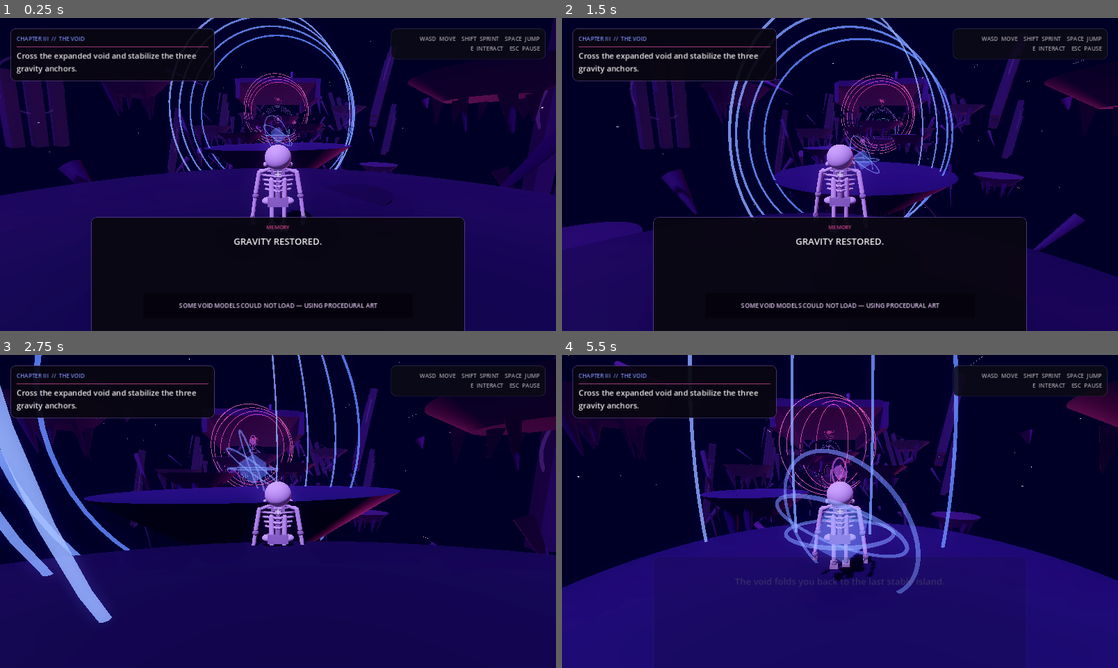
Above: before the commit, frames 1-4 (two rows, left to right).
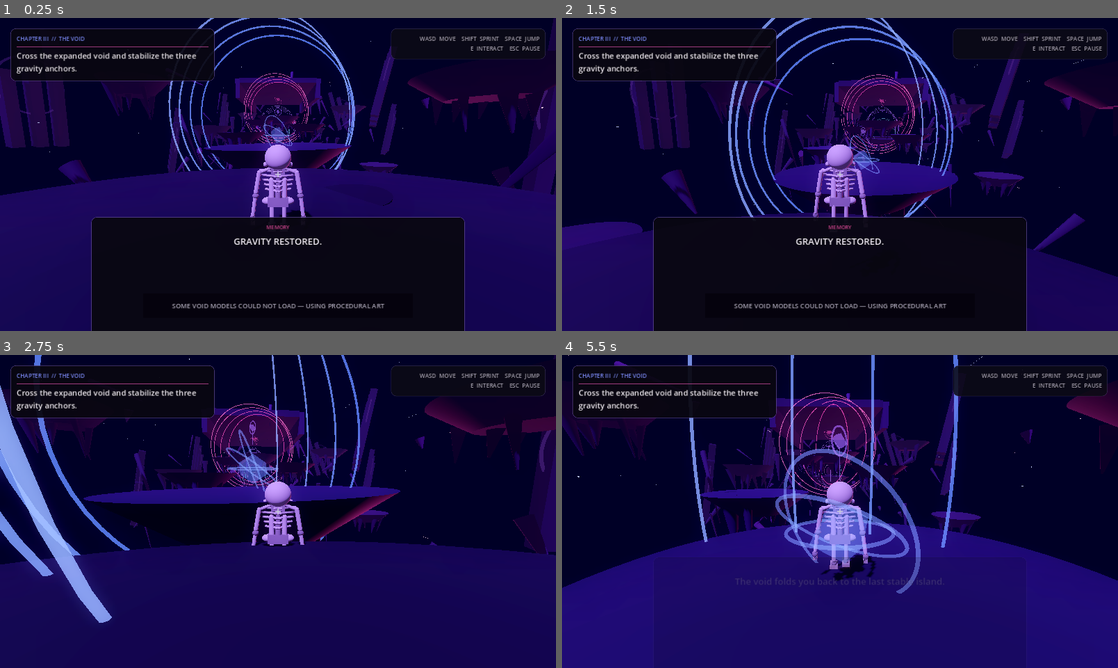
Above: after the commit, the same moments.

Repository: fuzeonspotify/outoftime
Game: Godot game, scene res://scenes/afterlife_city.tscn
The game is run twice, just before and just after one commit, with the same random seed, the same clock (stepped at 60 frames per second) and the same inputs. This scene is started directly instead of the project's main scene.
Inputs (mouse positions are in pixels of both pictures, inside the frame that each line leads up to):
- Up to frame 1 (0.25 s): no input
- Up to frame 2 (1.5 s): move the mouse to (867, 174) at 0.52 s; hold E (interact) 0.53-1.28 s; hold W (move_forward) from 0.53 s (still down); tap Space (jump) at 0.77 s; move the mouse to (812, 174) at 1.27 s; tap E (interact) at 1.35 s
- Up to frame 3 (2.75 s): keep holding W (move_forward); tap Space (jump) at 1.52 s; move the mouse to (289, 505) at 2.02 s; hold Shift (sprint) from 2.03 s (still down); tap E (interact) at 2.3 s
- Up to frame 4 (5.5 s): keep holding W (move_forward); move the mouse to (834, 517) at 2.77 s; release Shift (sprint) at 2.78 s; tap E (interact) at 2.85, 4.55 s; tap Space (jump) at 3.02, 3.77, 4.52 s; move the mouse to (878, 514) at 3.52 s; hold E (interact) 3.53-4.28 s; move the mouse to (795, 508) at 4.27 s; tap Shift (sprint) at 4.35 s; move the mouse to (845, 511) at 5.02 s; hold E (interact) from 5.03 s (still down)

The runs differ from the first frame. In frame 1, 0.5% of the frame differs, in the area x 30-70%, y 28-93%; in frame 2, 0.5%, in the area x 30-70%, y 31-93%; in frame 3, less than 0.1%; in frame 4, 0.3%.
Error in both runs: Invalid assignment of property or key 'volume_linear' with value of type 'float' on a base object of type 'AudioStreamPlayer'. (res://scripts/audio/music_direc…

Commit message:
Attach release UI and interaction polish to void

Diff:
--- a/scenes/afterlife_city.tscn
+++ b/scenes/afterlife_city.tscn
@@ -1,8 +1,10 @@
-[gd_scene load_steps=4 format=3]
+[gd_scene load_steps=6 format=3]
 
 [ext_resource type="Script" path="res://scripts/world/afterlife_void_v2.gd" id="1_void"]
 [ext_resource type="Script" path="res://scripts/world/nightclub_transition.gd" id="2_transition"]
 [ext_resource type="Script" path="res://scripts/world/void_glb_expansion_v2.gd" id="3_glb"]
+[ext_resource type="Script" path="res://scripts/ui/scene_ui_polish.gd" id="4_ui"]
+[ext_resource type="Script" path="res://scripts/world/interaction_release_polish.gd" id="5_interactions"]
 
 [node name="AfterlifeVoid" type="Node3D"]
 script = ExtResource("1_void")
@@ -12,3 +14,9 @@
 
 [node name="VoidGLBExpansion" type="Node" parent="."]
 script = ExtResource("3_glb")
+
+[node name="SceneUIPolish" type="Node" parent="."]
+script = ExtResource("4_ui")
+
+[node name="InteractionReleasePolish" type="Node" parent="."]
+script = ExtResource("5_interactions")
